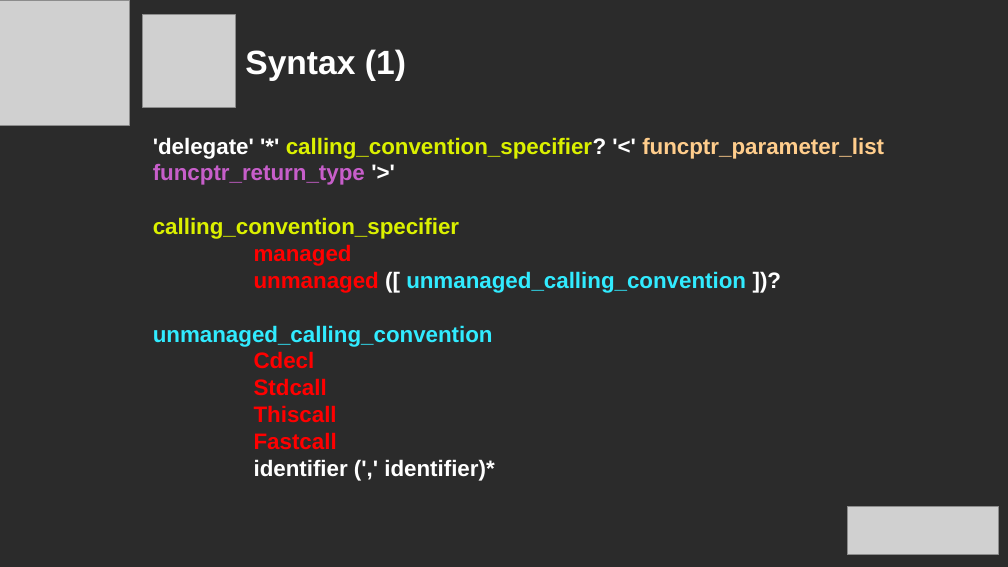
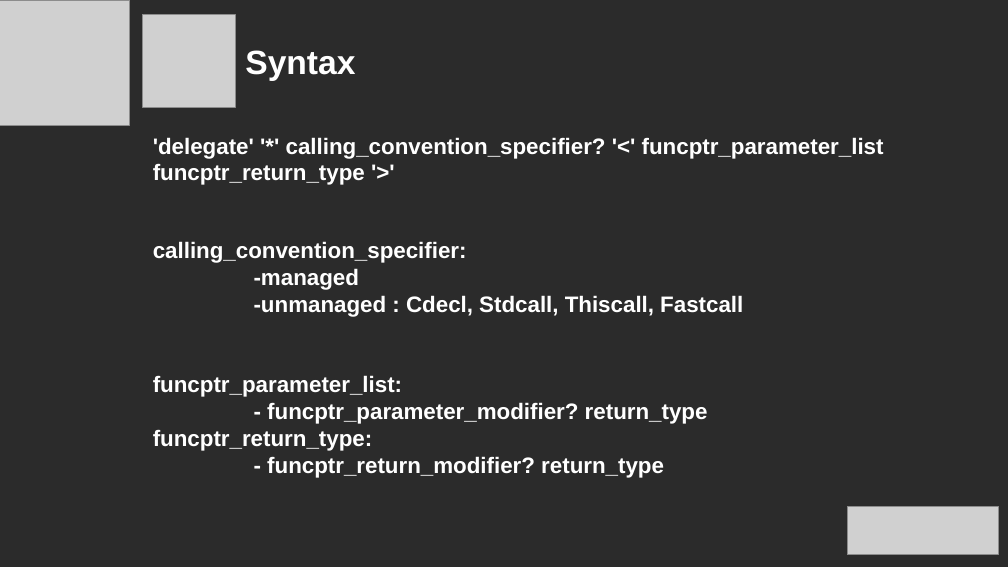
Before and after one commit to 94adi/DesignPatterns, a slide deck: slide 3 of FunctionPointer/Function Pointers proviz.pptx. Drawn at 1008x567 pixels with LibreOffice and Linux fonts; fonts in the diff are those of the drawing; grey boxes stand for pictures; background and template pictures are left out; a plain dark background stands for a picture behind light text. Boxes give left, top, right and bottom in pixels: in the first picture for what was removed or moved away, otherwise in the second. Text is boxed around its words. In the diff, an @@ line names an element or a change of style, - is before the commit and + after.

```diff
--- a/FunctionPointer/Function Pointers proviz.pptx
+++ b/FunctionPointer/Function Pointers proviz.pptx
@@ text at (245, 50, 355, 81): text changed @@
-Syntax (1)
+Syntax
@@ text "'delegate' '*' calling_convention_specifier? '<' funcptr_par ..." at (153, 137, 884, 185): text colour #DBF000 to #FFFFFF in "calling_convention_specifier?"; text colour #FFCD8C to #FFFFFF in "funcptr_parameter_list"; text colour #C75ECA to #FFFFFF in "funcptr_return_type" @@
@@ text at (153, 217, 746, 481): paragraphs removed @@
-calling_convention_specifier
-managed
-unmanaged ([ unmanaged_calling_convention ])?
-unmanaged_calling_convention
-    Cdecl
-    Stdcall
-    Thiscall
-    Fastcall
-    identifier (',' identifier)*
@@ text added at (153, 241, 743, 478), 16 pt, text #FFFFFF, bold @@
+calling_convention_specifier:
+-managed
+-unmanaged : Cdecl, Stdcall, Thiscall, Fastcall
+funcptr_parameter_list:
+- funcptr_parameter_modifier? return_type
+funcptr_return_type:
+- funcptr_return_modifier? return_type
```
Also in this commit, not shown: 2 other slides changed, 1 slide added, 1 slide removed.
